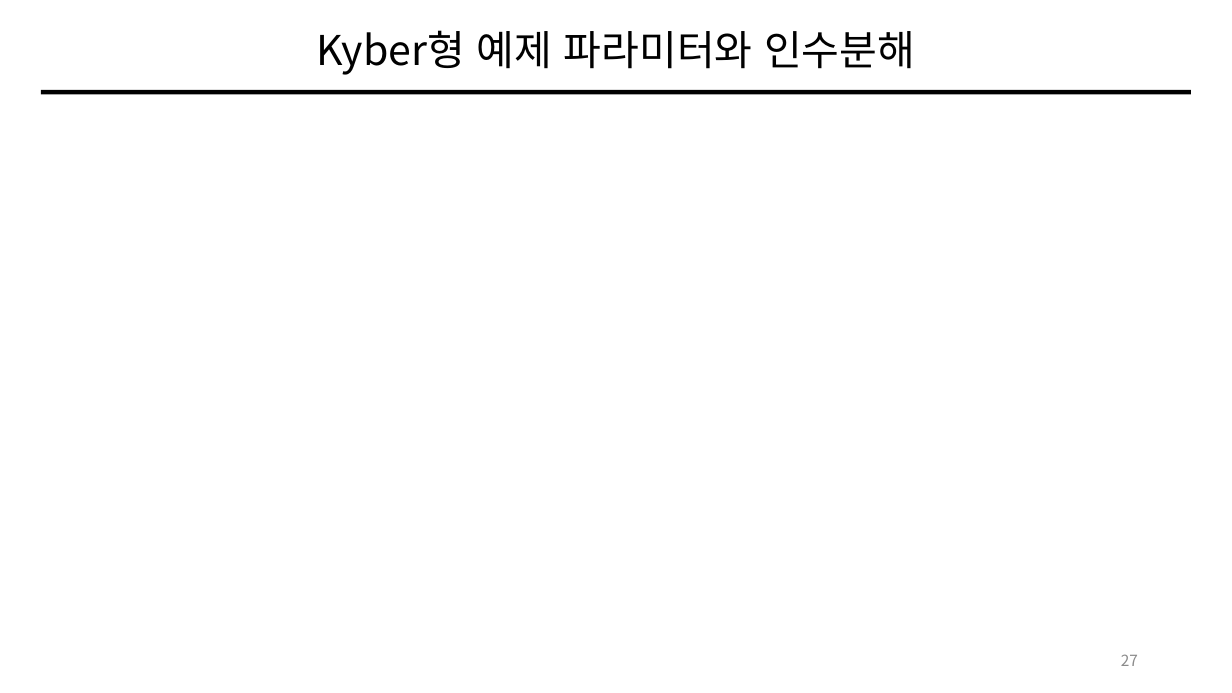
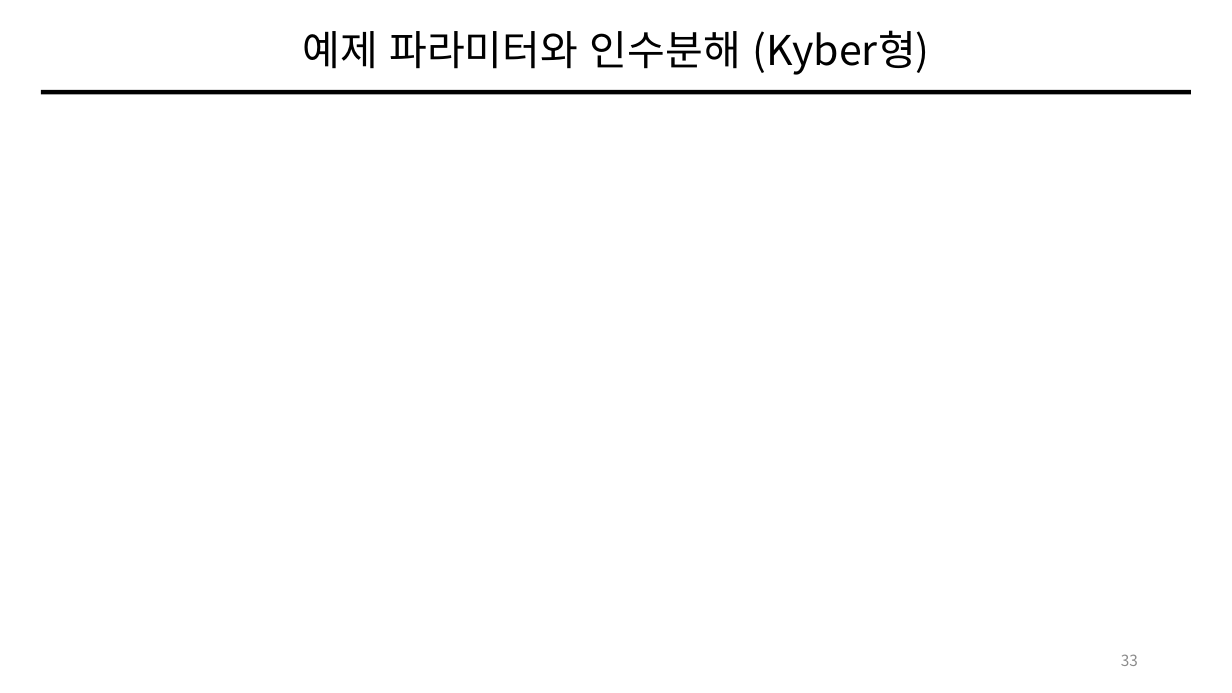
Before and after one commit to giyuubin/PQC, a slide deck: slide 33 of presentation/0828_13_Number-Theoretic-Transform.pptx (slide 27 before the commit). Drawn at 1232x693 pixels with LibreOffice and Linux fonts; fonts in the diff are those of the drawing; grey boxes stand for pictures. Boxes give left, top, right and bottom in pixels: in the first picture for what was removed or moved away, otherwise in the second. Text is boxed around its words. In the diff, an @@ line names an element or a change of style, - is before the commit and + after.

```diff
--- a/presentation/0828_13_Number-Theoretic-Transform.pptx
+++ b/presentation/0828_13_Number-Theoretic-Transform.pptx
@@ title at (302, 30, 930, 75): text changed @@
-Kyber형 예제 파라미터와 인수분해
+예제 파라미터와 인수분해 (Kyber형)
@@ page number at (1121, 654, 1138, 666): text changed @@
-27
+33
```
Also in this commit, not shown: 32 other slides changed, 9 slides added.
